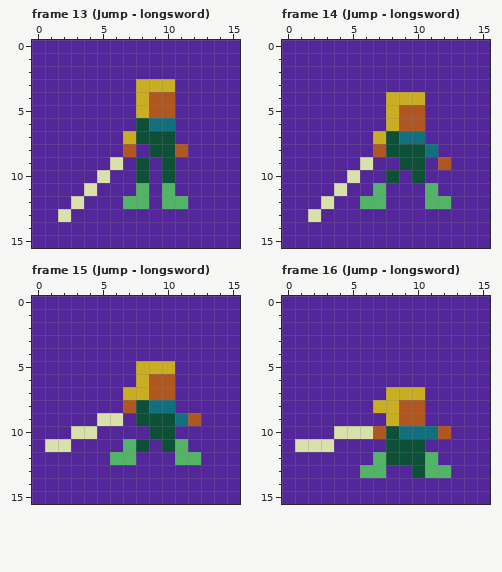
Two states of a pixel-art file, gfx/objects.aseprite. Above: the version before the commit.
16x16 pixels, 78 frames. Shown: frame 13 (Jump - longsword), frame 14 (Jump - longsword), frame 15 (Jump - longsword), frame 16 (Jump - longsword). The commit also changed other frames, which this record leaves out.
After the commit:
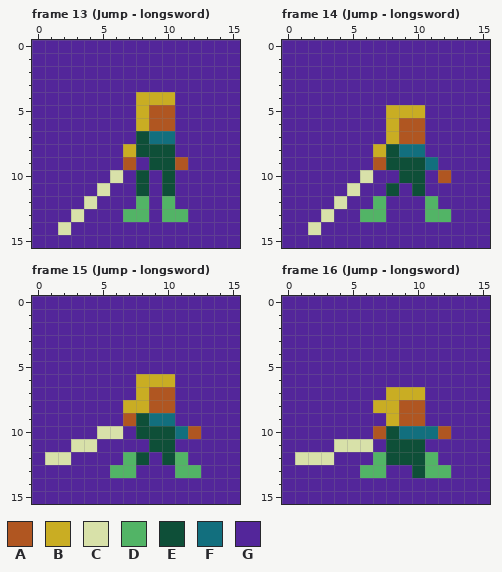
Palette (. is transparent): A #b05621  B #c9ad23  C #d8e1a9  D #52b466  E #0e4f38  F #126f7e  G #53269a
Log entry: Add bat animations
Diff:
Changed rows in their new state; - is an unchanged pixel.
Frame 13 (Jump - longsword), layers "Sword", "Character":
first column x 2:
 3 ------GGG-
 4 -------BB-
 6 ------BAA-
 7 -----G-FF-
 8 -----BE--G
 9 ----GAGE-A
10 ---GC-----
11 --GC--E-E-
12 -GC--G---G
13 GC---DD-DD
14 C---------
Frame 14 (Jump - longsword), layers "Sword", "Character":
first column x 2:
 4 ------GGG--
 5 -------BB--
 7 -----GBAA--
 8 -----B-FFG-
 9 ----GAE--FG
10 ---GC-GE--A
11 --GC-GE-EG-
12 -GC-G-----G
13 GC--DD---DD
14 C----------
Frame 15 (Jump - longsword), layers "Sword", "Character":
first column x 1:
 5 -------GGG--
 6 --------BB--
 7 ------G-----
 8 ------BBAA--
 9 ----GGA-FFGG
10 --GGCC-E--FA
11 GGCC--GGE-G-
12 CC---G-E-E-G
13 -----DD---DD
Frame 16 (Jump - longsword), layer "Sword":
first column x 1:
10 ---GGG
11 GGGCCC
12 CCC---
Pixel boxes of the changes (left, top, right, bottom) in both pictures:
changed: (58, 79, 188, 235)
changed: (308, 92, 451, 235)
changed: (45, 361, 201, 478)
changed: (295, 426, 373, 465)
